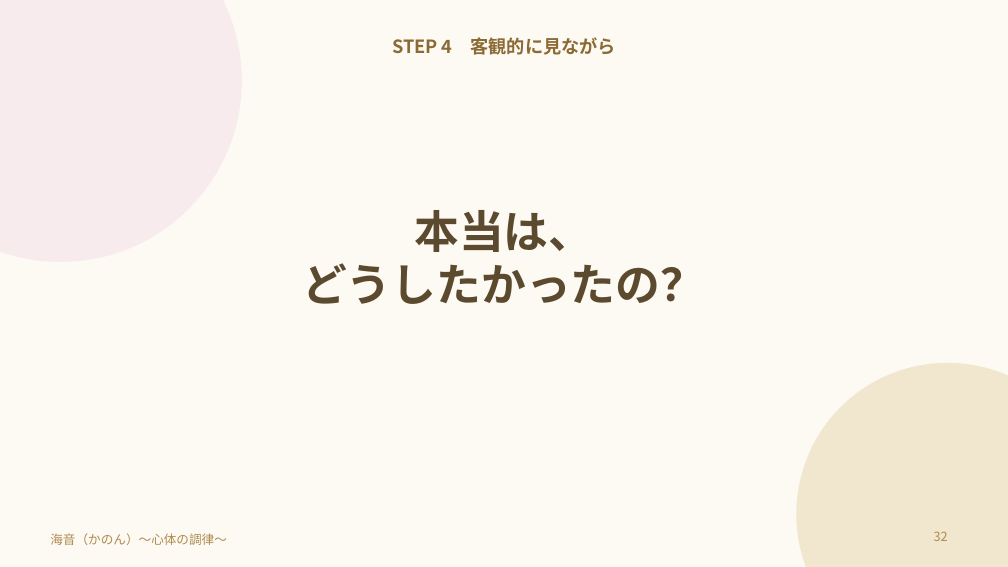
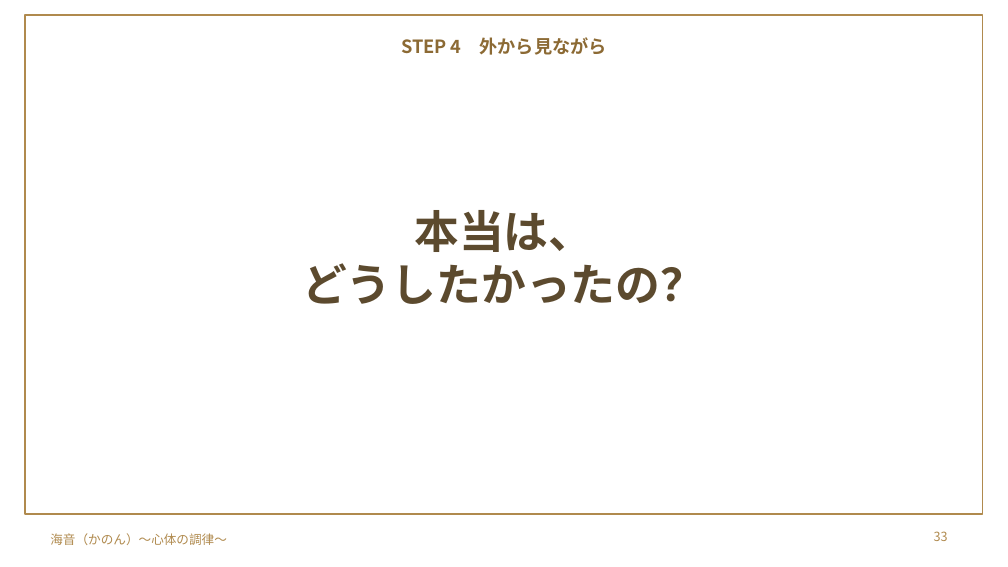
Before and after one commit to y-takahashi-cmd/MyBrain, a slide deck: slide 33 of 20_Projects/海音_心体の調律/単発/仁部あきえさん/20261028_仁部あきえさん_お金のブロック単発セッション.pptx (slide 32 before the commit). Drawn at 1008x567 pixels with LibreOffice and Linux fonts; fonts in the diff are those of the drawing; background and template pictures are left out. Boxes give left, top, right and bottom in pixels: in the first picture for what was removed or moved away, otherwise in the second. Text is boxed around its words. In the diff, an @@ line names an element or a change of style, - is before the commit and + after.

```diff
--- a/20_Projects/海音_心体の調律/単発/仁部あきえさん/20261028_仁部あきえさん_お金のブロック単発セッション.pptx
+++ b/20_Projects/海音_心体の調律/単発/仁部あきえさん/20261028_仁部あきえさん_お金のブロック単発セッション.pptx
@@ background #FDFAF4 to picture (left out) @@
@@ ellipse removed at bbox=[0, 0, 242, 262] @@
@@ rectangle added at bbox=[25, 15, 983, 514], outline #B08A4E 1 pt @@
@@ text at bbox=[401, 37, 607, 55]: text changed @@
-STEP 4 客観的に見ながら
+STEP 4 外から見ながら
@@ ellipse removed at bbox=[796, 363, 1008, 567] @@
@@ page number at bbox=[934, 531, 948, 541]: text changed @@
-32
+33
```
Also in this commit, not shown: 25 other slides changed, 1 slide added.
